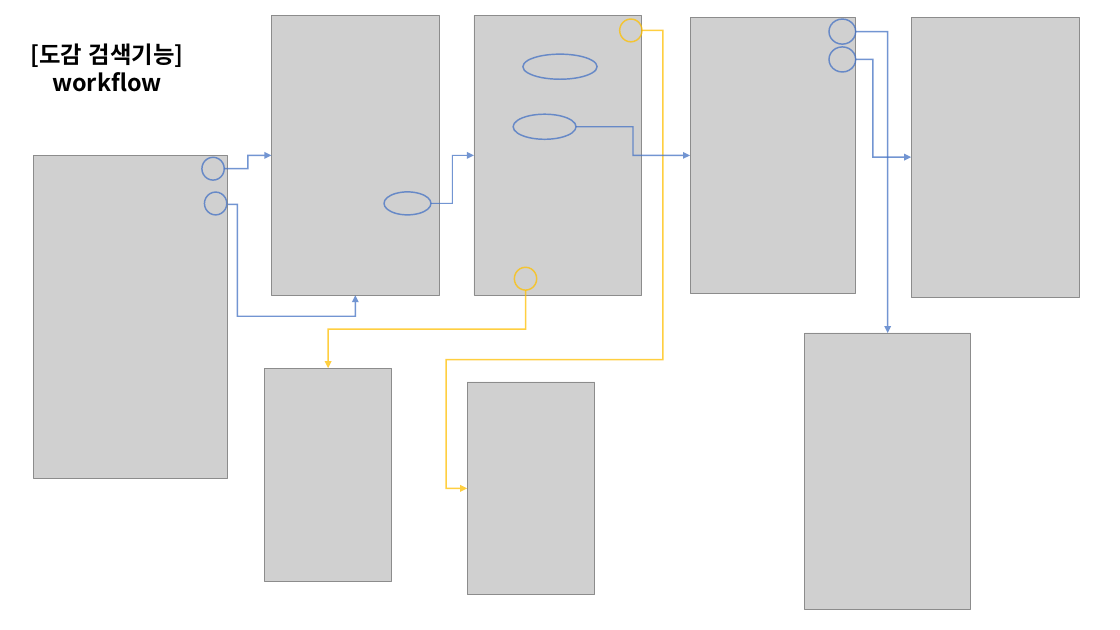
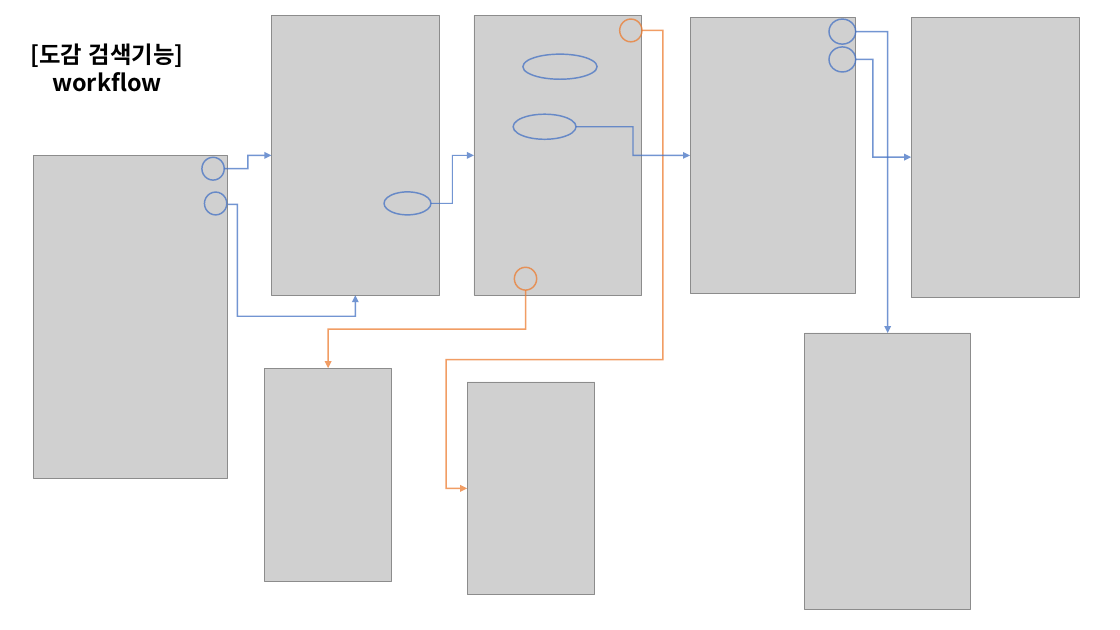
Before and after one commit to kookmin-sw/capstone-2020-23, a slide deck: slide 2 of doc/wireframe/[MoaYo]wireframe_workflow.pptx. Drawn at 1120x630 pixels with LibreOffice and Linux fonts; fonts in the diff are those of the drawing; grey boxes stand for pictures. Boxes give left, top, right and bottom in pixels: in the first picture for what was removed or moved away, otherwise in the second. Text is boxed around its words. In the diff, an @@ line names an element or a change of style, - is before the commit and + after.

```diff
--- a/doc/wireframe/[MoaYo]wireframe_workflow.pptx
+++ b/doc/wireframe/[MoaYo]wireframe_workflow.pptx
@@ ellipse at box(620, 19, 643, 42): outline #FFC000 1.25 pt to #ED7D31 1.25 pt @@
@@ elbow arrow (642, 30) - (467, 488): stroke #FFC000 1.25 pt to #ED7D31 1.25 pt @@
@@ ellipse at box(514, 267, 537, 290): outline #FFC000 1.25 pt to #ED7D31 1.25 pt @@
@@ elbow arrow (526, 290) - (329, 368): stroke #FFC000 1.25 pt to #ED7D31 1.25 pt @@
```
Also in this commit, not shown: 2 other files.
